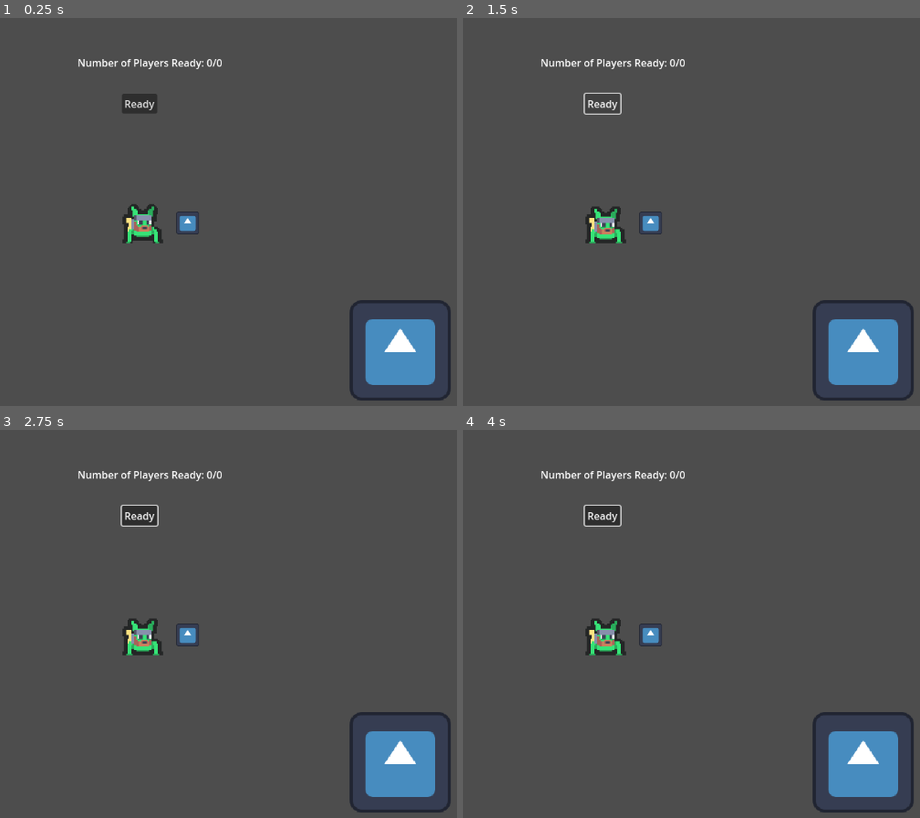
Above: before the commit, frames 1-4 (two rows, left to right).
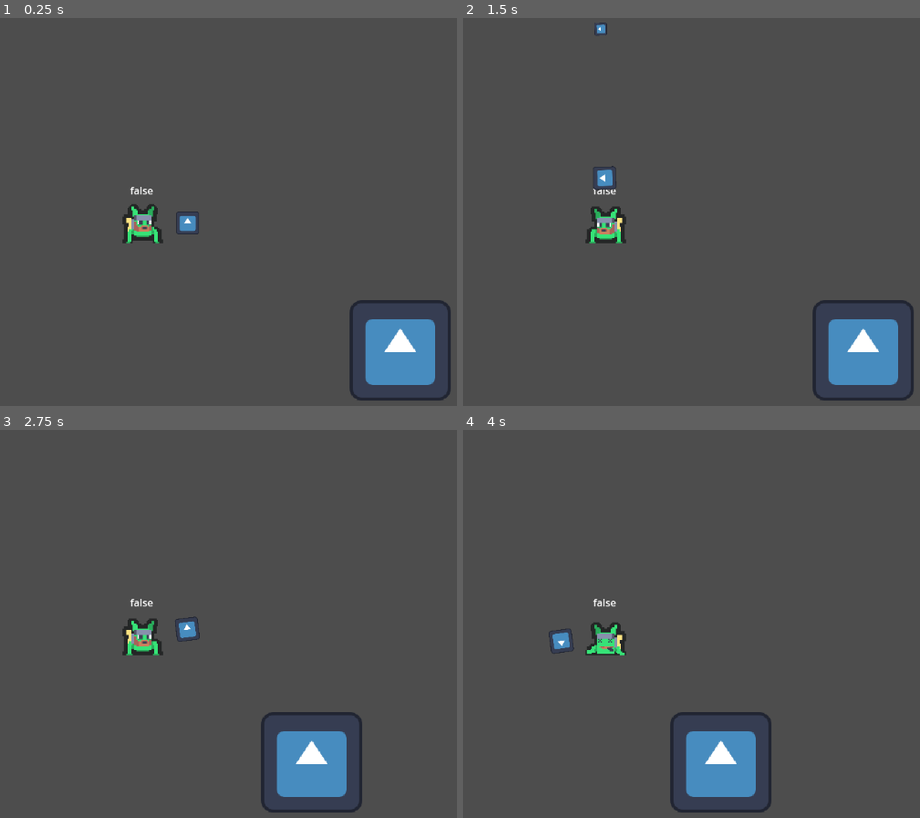
Above: after the commit, the same moments.

Repository: naixsu/CROCPNG
Game: Godot game, scene res://Scenes/Testing/TestBulletHell.tscn
Two runs of this game, one before a commit and one after it. Both use one fixed random seed, a clock stepped at 60 frames per second and the inputs below. This scene is started directly instead of the project's main scene. The engine's default icon, where the game draws it, is replaced by a stand-in: a white triangle on a blue panel in a dark square.
Inputs (mouse positions are in pixels of both pictures, inside the frame that each line leads up to):
- Up to frame 1 (0.25 s): no input
- Up to frame 2 (1.5 s): click (604, 103) at 0.5 s, where only the run before the commit has a clickable "Ready"; click (604, 103) at 1.25 s, where only the run before the commit has a clickable "Ready"
- Up to frame 3 (2.75 s): tap Enter (ui_accept) at 2, 2.27 s; move the mouse to (301, 616) at 2.02 s; press the mouse at (301, 616) at 2.03 s; hold D (Right) from 2.03 s (still down)
- Up to frame 4 (4 s): move the mouse to (outside the picture) at 2.77 s; release the mouse at (outside the picture) at 2.78 s; right-click (outside the picture) at 2.85 s; tap Enter (ui_accept) at 3.02 s; move the mouse to (677, 546) at 3.52 s; release D (Right) at 3.53 s; hold A (Left) from 3.53 s (still down); hold = (ZoomIn) from 3.53 s (still down)

The runs differ from the first frame. In frame 1, 0.8% of the frame differs, in the area x 17-49%, y 10-46%; in frame 2, 1.3%; in frame 3, 7.6%; in frame 4, 8.5%, in the area x 17-99%, y 10-99%.
Error before the commit: Invalid access to property or key 'health' on a base object of type 'Nil'. (res://Scripts/Enemies/EnemyA/AI.gd:96)
Error after the commit: Attempt to call function 'connect' in base 'null instance' on a null instance. (res://Scripts/Player/Player.gd:47)

Commit message:
Init player ready sync

Diff:
--- a/Scenes/Player/Player.tscn
+++ b/Scenes/Player/Player.tscn
@@ -9,7 +9,6 @@
 [ext_resource type="PackedScene" uid="uid://c5hp4o5b5b853" path="res://Scenes/Bullet/BulletCB.tscn" id="4_52lxj"]
 [ext_resource type="Texture2D" uid="uid://clug3m78gurbu" path="res://Assets/Sprites/Player/PlayerRun.png" id="4_xxbxq"]
 [ext_resource type="Script" path="res://Scripts/Testing/NaixTestScripts/CameraZoom.gd" id="9_vptfm"]
-[ext_resource type="PackedScene" uid="uid://b0jre5feen0jg" path="res://Scenes/Testing/NaixTestScenes/ReadyPrompt.tscn" id="10_x3kit"]
 
 [sub_resource type="AtlasTexture" id="AtlasTexture_ma3u8"]
 atlas = ExtResource("2_wignm")
@@ -154,6 +153,14 @@
 properties/3/spawn = false
 properties/3/sync = false
 properties/3/watch = false
+properties/4/path = NodePath(".:readyState")
+properties/4/spawn = true
+properties/4/sync = true
+properties/4/watch = false
+properties/5/path = NodePath("ReadyLabel:text")
+properties/5/spawn = true
+properties/5/sync = true
+properties/5/watch = false
 
 [node name="Player" type="CharacterBody2D" groups=["Player"]]
 collision_mask = 4
@@ -194,11 +201,18 @@
 [node name="Camera2D" type="Camera2D" parent="."]
 script = ExtResource("9_vptfm")
 
-[node name="ReadyPrompt" parent="." instance=ExtResource("10_x3kit")]
-offset_left = -560.0
-offset_top = -321.0
-offset_right = -560.0
-offset_bottom = -321.0
-
 [node name="MultiplayerSynchronizer" type="MultiplayerSynchronizer" parent="."]
 replication_config = SubResource("SceneReplicationConfig_ffpdr")
+
+[node name="ReadyLabel" type="Label" parent="."]
+anchors_preset = 8
+anchor_left = 0.5
+anchor_top = 0.5
+anchor_right = 0.5
+anchor_bottom = 0.5
+offset_left = -20.0
+offset_top = -63.0
+offset_right = 20.0
+offset_bottom = -40.0
+grow_horizontal = 2
+grow_vertical = 2
--- a/Scenes/Testing/NaixTestScenes/ReadyPrompt.tscn
+++ b/Scenes/Testing/NaixTestScenes/ReadyPrompt.tscn
@@ -1,44 +1,30 @@
-[gd_scene load_steps=3 format=3 uid="uid://b0jre5feen0jg"]
+[gd_scene load_steps=2 format=3 uid="uid://b0jre5feen0jg"]
 
 [ext_resource type="Script" path="res://Scripts/Testing/NaixTestScripts/ReadyPrompt.gd" id="1_k1gbb"]
 
-[sub_resource type="SceneReplicationConfig" id="SceneReplicationConfig_gny3a"]
-properties/0/path = NodePath("PlayerReadyCount:text")
-properties/0/spawn = true
-properties/0/sync = true
-properties/0/watch = false
-properties/1/path = NodePath("ReadyButton:text")
-properties/1/spawn = true
-properties/1/sync = true
-properties/1/watch = false
-
-[node name="ReadyPrompt" type="Control"]
-layout_mode = 3
-anchors_preset = 15
-anchor_right = 1.0
-anchor_bottom = 1.0
-offset_top = -1.0
-offset_bottom = -1.0
-grow_horizontal = 2
-grow_vertical = 2
+[node name="ReadyPrompt" type="CanvasLayer"]
 script = ExtResource("1_k1gbb")
 
 [node name="PlayerReadyCount" type="Label" parent="."]
-layout_mode = 0
-offset_left = 457.0
-offset_top = 56.0
-offset_right = 662.0
-offset_bottom = 82.0
+anchors_preset = 5
+anchor_left = 0.5
+anchor_right = 0.5
+offset_left = -102.5
+offset_top = 69.0
+offset_right = 102.5
+offset_bottom = 95.0
+grow_horizontal = 2
 text = "Number of Players Ready: "
 
 [node name="ReadyButton" type="Button" parent="."]
-offset_left = 527.0
-offset_top = 117.0
-offset_right = 583.0
-offset_bottom = 148.0
+anchors_preset = 5
+anchor_left = 0.5
+anchor_right = 0.5
+offset_left = -28.0
+offset_top = 127.0
+offset_right = 28.0
+offset_bottom = 158.0
+grow_horizontal = 2
 text = "Ready"
 
-[node name="MultiplayerSynchronizer" type="MultiplayerSynchronizer" parent="."]
-replication_config = SubResource("SceneReplicationConfig_gny3a")
-
 [connection signal="button_down" from="ReadyButton" to="." method="_on_ready_button_button_down"]
--- a/Scenes/Testing/NaixTestScenes/TestMultiplayerScene.tscn
+++ b/Scenes/Testing/NaixTestScenes/TestMultiplayerScene.tscn
@@ -1,15 +1,18 @@
-[gd_scene load_steps=7 format=3 uid="uid://cgiky6rcbuxga"]
+[gd_scene load_steps=9 format=3 uid="uid://cgiky6rcbuxga"]
 
 [ext_resource type="Script" path="res://Scripts/Testing/NaixTestScripts/TestMultiplayerScene.gd" id="1_cahup"]
 [ext_resource type="PackedScene" uid="uid://bgucyml2yx36p" path="res://Scenes/Player/Player.tscn" id="3_8q6be"]
 [ext_resource type="PackedScene" uid="uid://bvfw8vhc4i3ac" path="res://Scenes/Enemies/EnemyA/EnemyA.tscn" id="3_jn6np"]
 [ext_resource type="Script" path="res://Scripts/Testing/NaixTestScripts/EnemySpawner.gd" id="5_hl27v"]
 [ext_resource type="PackedScene" uid="uid://cps2ukm5wvqn1" path="res://Scenes/Map/Map.tscn" id="5_rj7rh"]
+[ext_resource type="PackedScene" uid="uid://b0jre5feen0jg" path="res://Scenes/Testing/NaixTestScenes/ReadyPrompt.tscn" id="6_70x88"]
 
 [sub_resource type="NavigationPolygon" id="NavigationPolygon_qh2qy"]
 vertices = PackedVector2Array(592, 249, 972, 50, 1234, 344, 1077, 654, 495, 698, 406, 608)
 polygons = Array[PackedInt32Array]([PackedInt32Array(0, 1, 2, 3, 4, 5)])
 outlines = Array[PackedVector2Array]([PackedVector2Array(406, 608, 495, 698, 1077, 654, 1234, 344, 972, 50, 592, 249)])
+
+[sub_resource type="SceneReplicationConfig" id="SceneReplicationConfig_n0uep"]
 
 [node name="TestMultiplayerScene" type="Node2D"]
 script = ExtResource("1_cahup")
@@ -67,3 +70,8 @@
 [node name="EnemySpawner" type="MultiplayerSpawner" parent="."]
 spawn_path = NodePath("../EnemySpawnPoints")
 script = ExtResource("5_hl27v")
+
+[node name="ReadyPrompt" parent="." instance=ExtResource("6_70x88")]
+
+[node name="MultiplayerSynchronizer" type="MultiplayerSynchronizer" parent="."]
+replication_config = SubResource("SceneReplicationConfig_n0uep")
--- a/Scripts/Player/Player.gd
+++ b/Scripts/Player/Player.gd
@@ -21,13 +21,17 @@
 # Camera Onready Vars TO BE DEBUGGED
 @onready var playerCamera = $Camera2D
 
+@onready var readyPrompt = get_tree().get_root().get_node("TestMultiplayerScene/ReadyPrompt")
+@onready var readyLabel = $ReadyLabel
+
 # Signals here
 signal player_fired_bullet(bullet, pos, dir)
+signal update_ready
 
 # Other global vars here
 var dead = false
 var spawn_points = []
-var readyState = false # had to avoid 'ready' builtin keyword
+@export var readyState = false # had to avoid 'ready' builtin keyword
 # multiplayer syncing
 #var syncPos = Vector2(0, 0)
 #var syncRot = 0
@@ -40,6 +44,7 @@
 #	for child in children:
 #		if child is Marker2D:
 #			spawn_points.append(child)
+	readyPrompt.connect("toggle_ready", toggle_ready)
 
 	multiplayerSynchronizer.set_multiplayer_authority(str(name).to_int())
 	anim.play("idle")
@@ -47,6 +52,9 @@
 	#Set the camera to only be active for the local player
 	if multiplayerSynchronizer.get_multiplayer_authority() == multiplayer.get_unique_id():
 		playerCamera.make_current()
+
+func _process(delta):
+	readyLabel.text = str(readyState)
 
 
 func _physics_process(delta):
@@ -179,3 +187,25 @@
 func handle_hit():
 	health -= 20
 	print("Player hit", health)
+
+
+func toggle_ready():
+	print("Player: toggle_ready")
+	readyState = !readyState
+	var idSelf = multiplayer.get_unique_id()
+	var playerSelf = GameManager.players[idSelf]
+	playerSelf["readyState"] = readyState
+#	update_ready.emit()
+	readyPrompt.update_ready_count()
+
+#func _on_ready_prompt_toggle_ready():
+##	print("here")
+#	readyState = !readyState
+##	print("readyState " + str(readyState))
+#	var idSelf = multiplayer.get_unique_id()
+#	var playerSelf = GameManager.players[idSelf]
+#	playerSelf["readyState"] = readyState
+##	var root = get_tree().get_root()
+##	var multiplayerController = root.get_node("Multiplayer")
+##	multiplayerController.test_pass(str(name), idSelf, readyState)
+#	update_ready_state.emit()
--- a/Scripts/Testing/NaixTestScripts/ReadyPrompt.gd
+++ b/Scripts/Testing/NaixTestScripts/ReadyPrompt.gd
@@ -1,30 +1,26 @@
-extends Control
+extends CanvasLayer
 
 @onready var playerReadyCount = $PlayerReadyCount
-@onready var multiplayerSynchronizer = $MultiplayerSynchronizer
+#@onready var players = GameManager.players # init player dict
 
 var readyCount : int = 0
-@onready var players = GameManager.players # init player dict
+
+signal toggle_ready
+signal update_ready
 
 # Called when the node enters the scene tree for the first time.
 func _ready():
 #	readyCount = players.values().count(lambda player: not player["readyState"])
+#	update_ready_count.rpc()
 	update_ready_count()
 
-
-func update_ready_count():
-	readyCount = 0
-	for player in players:
-		var p = players[player]
-		if p["readyState"]:
-			readyCount += 1
 
 # Called every frame. 'delta' is the elapsed time since the previous frame.
 func _process(delta):
 
 	var text = "Number of Players Ready: {0}/{1}".format({
 		"0": readyCount,
-		"1": players.size()
+		"1": GameManager.players.size()
 	})
 
 	playerReadyCount.text = text
@@ -34,10 +30,43 @@
 #	ready_up.rpc()
 	ready_up()
 
+#@rpc("any_peer")
+func update_ready_count():
+#	update_ready_count_rpc.rpc()
+	print("Test " + str(multiplayer.get_unique_id()))
+
+#	print("Updating ready count")
+#	readyCount = 0
+#	for player in players:
+#		var p = players[player]
+#		if p["readyState"]:
+#			readyCount += 1
+
+@rpc("any_peer")
+func update_ready_count_rpc():
+	print("Updating ready count RPC")
+	readyCount = 0
+	var players = GameManager.players
+	for player in players:
+		var p = players[player]
+		if p["readyState"]:
+			readyCount += 1
+
+#	var players = get_tree().get_nodes_in_group("Player")
+#
+#	print(players)
+#	for player in players:
+#		var readyState = player.readyState
+#		if readyState: readyCount += 1
+#	print()
+#	print(readyCount)
+#	print()
+
 func ready_up():
 	var root = get_tree().get_root()
 	print("root")
 	print(self)
+	toggle_ready.emit()
 #	var player = root.get_node("TestMultiplayerScene/NavArea")
 
 #
@@ -48,3 +77,7 @@
 #		var root = get_tree().get_root()
 #		print("root")
 #		print(root)
+
+
+#func _on_player_update_ready_state():
+#	update_ready_count()
Not shown: 1 places in Scenes/Player/Player.tscn that only renumber resources
Not shown, added: Exports/Test/test_wave.console.exe
Not shown, added: Exports/Test/test_wave.exe
Not shown, added: Exports/Test/test_wave.pck
